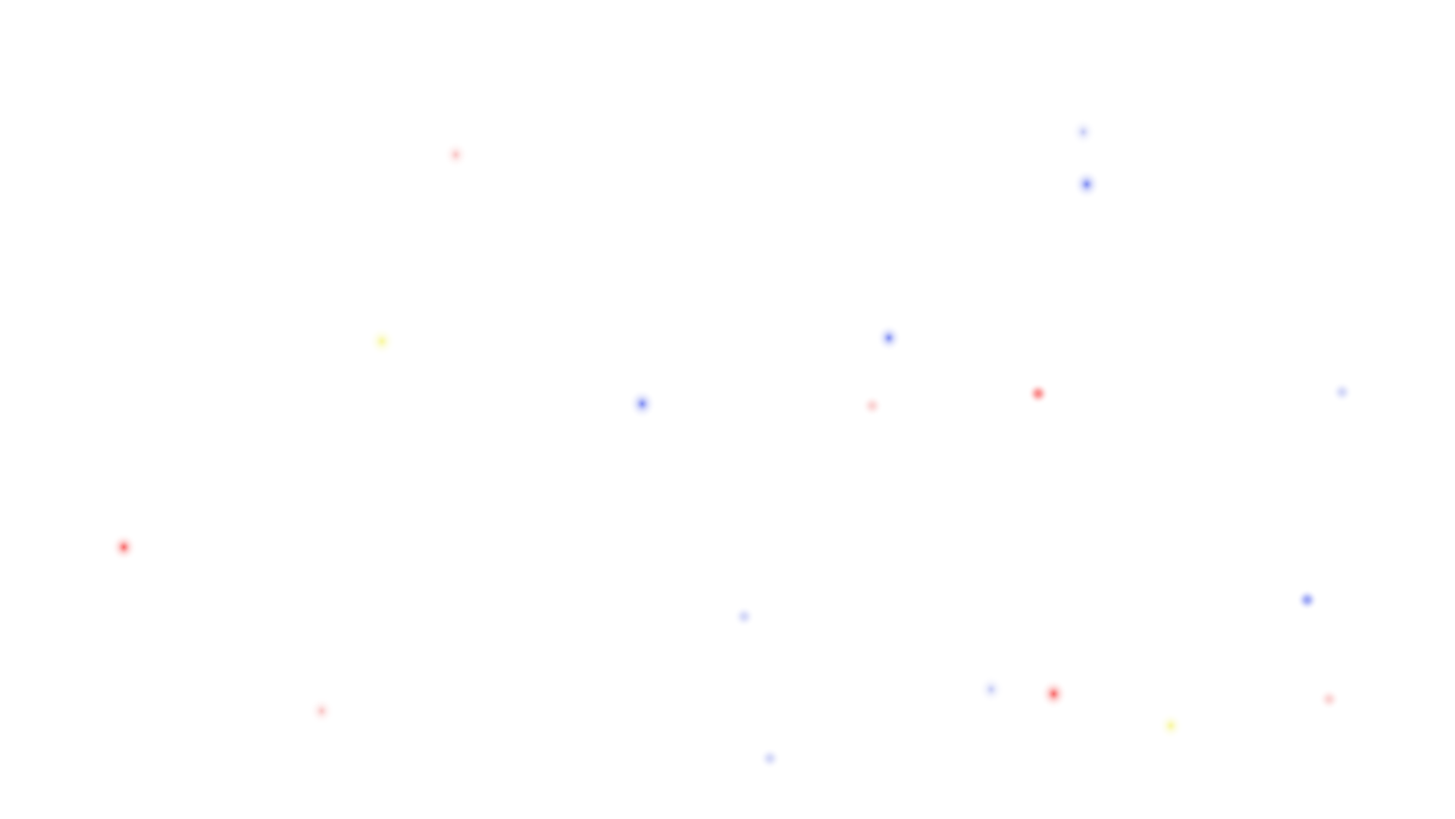
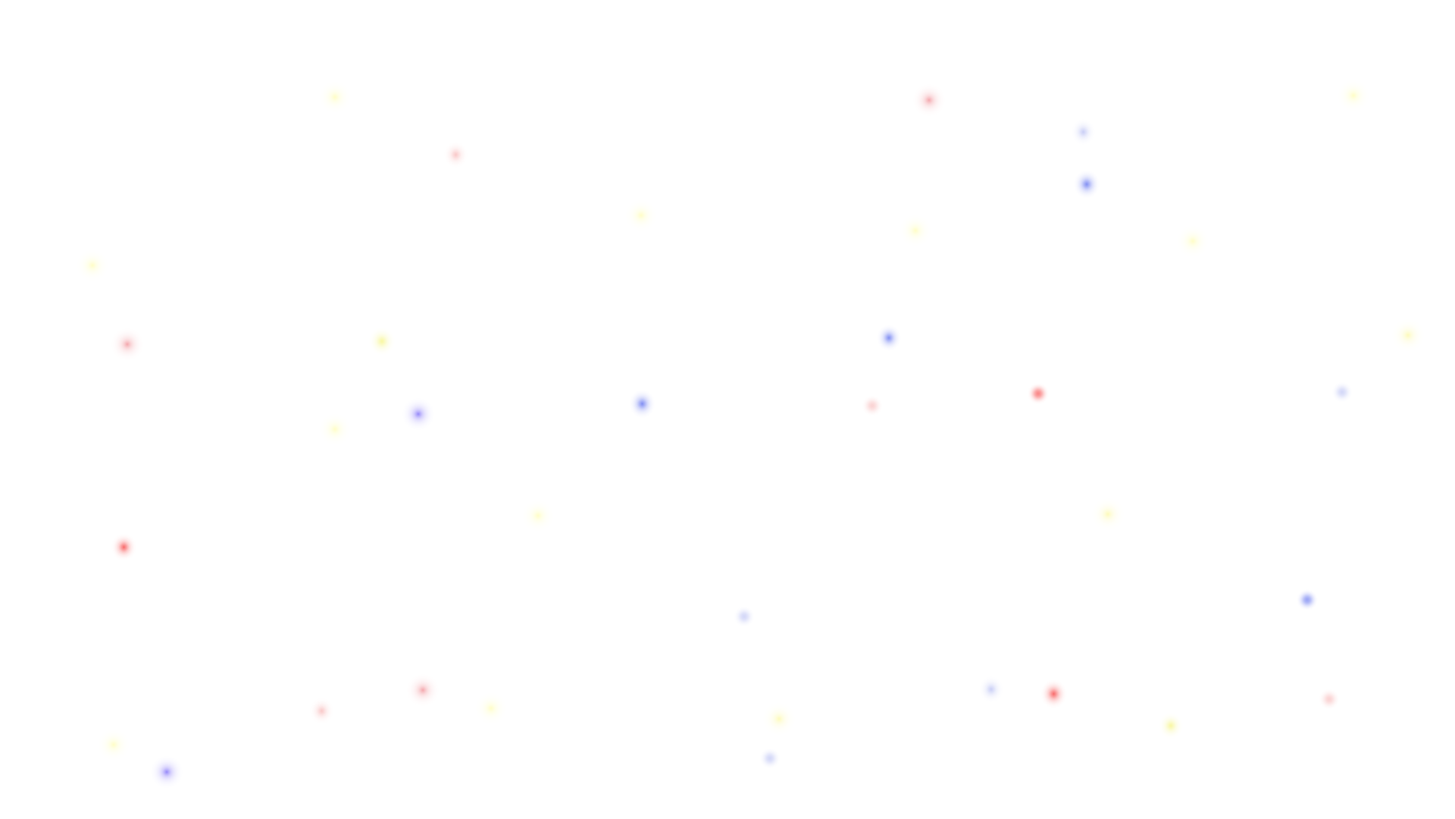
Layer changes from the first 1455x819 image to the second:
painted on "starsky_3" over [80, 83, 1422, 786]
